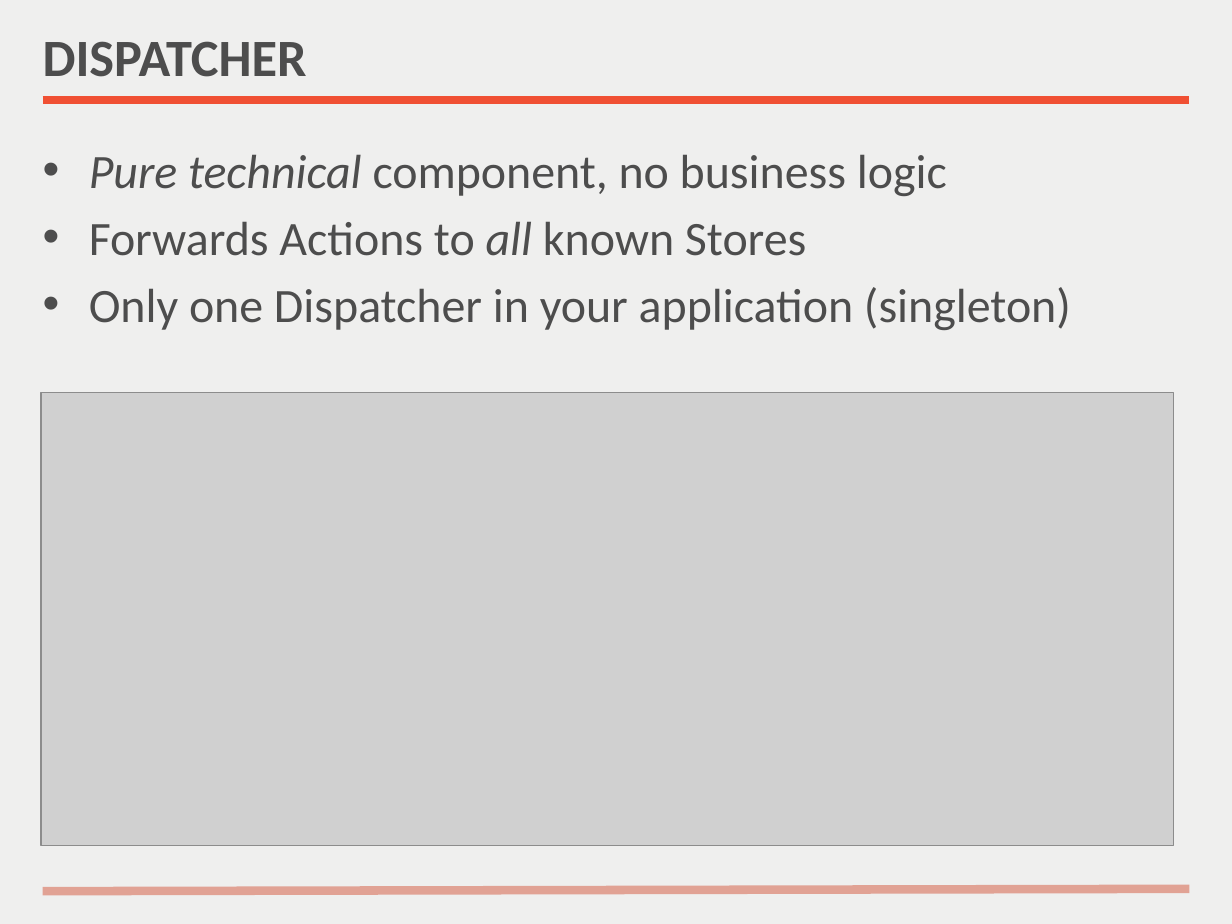
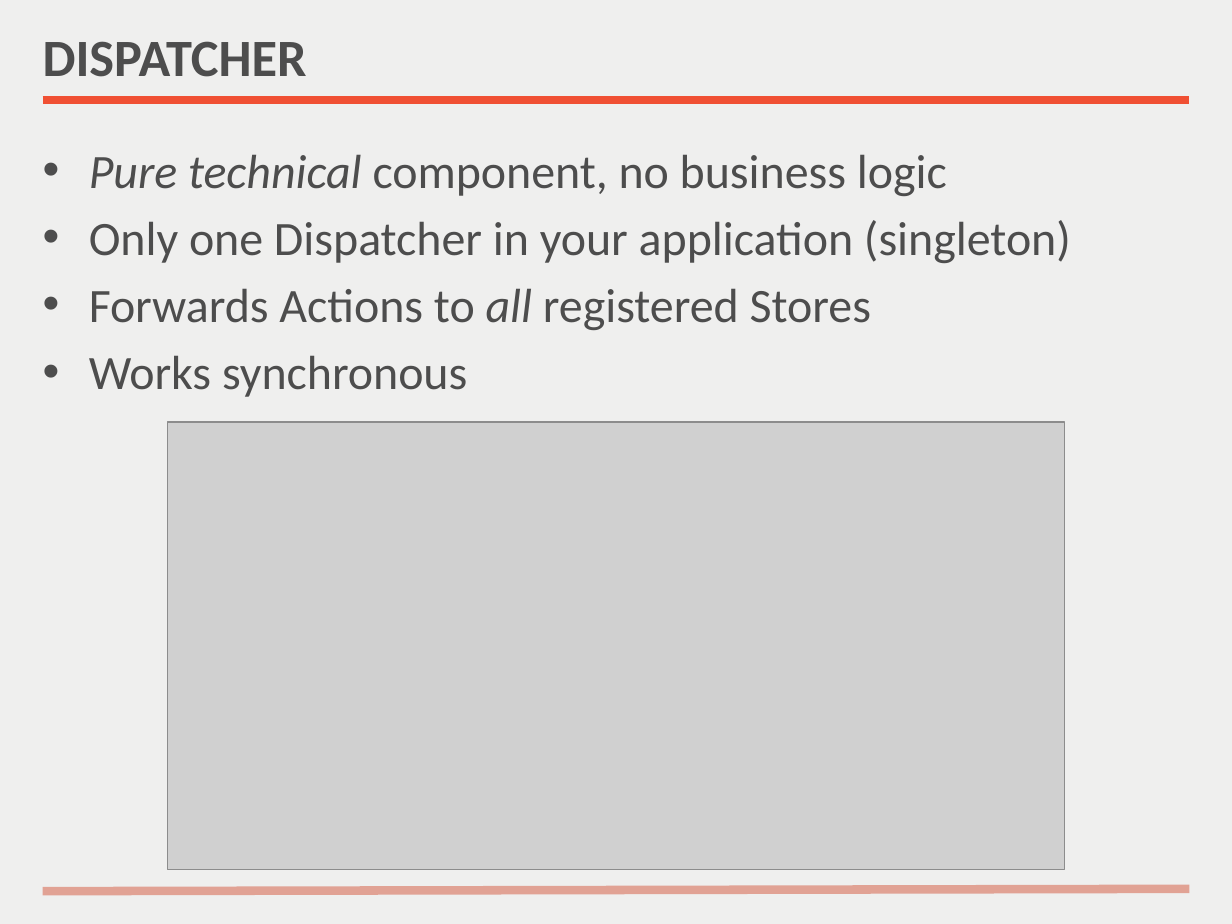
Before and after one commit to nilshartmann/react-meetup-flux, a slide deck: slide 17 of Flux Introduction.pptx. Drawn at 1232x924 pixels with LibreOffice and Linux fonts; fonts in the diff are those of the drawing; grey boxes stand for pictures. Boxes give left, top, right and bottom in pixels: in the first picture for what was removed or moved away, otherwise in the second. Text is boxed around its words. In the diff, an @@ line names an element or a change of style, - is before the commit and + after.

```diff
--- a/Flux Introduction.pptx
+++ b/Flux Introduction.pptx
@@ text at (x1=89, y1=221, x2=806, y2=256): paragraph removed @@
-• Forwards Actions to all known Stores
@@ text at (x1=89, y1=288, x2=871, y2=397): paragraphs added @@
+• Forwards Actions to all registered Stores
+• Works synchronous
@@ picture resized from (x1=41, y1=393, x2=1173, y2=845) to (x1=168, y1=421, x2=1064, y2=869) @@
```
Also in this commit, not shown: 3 other slides changed, 1 slide added, 1 slide removed, 1 other file.
